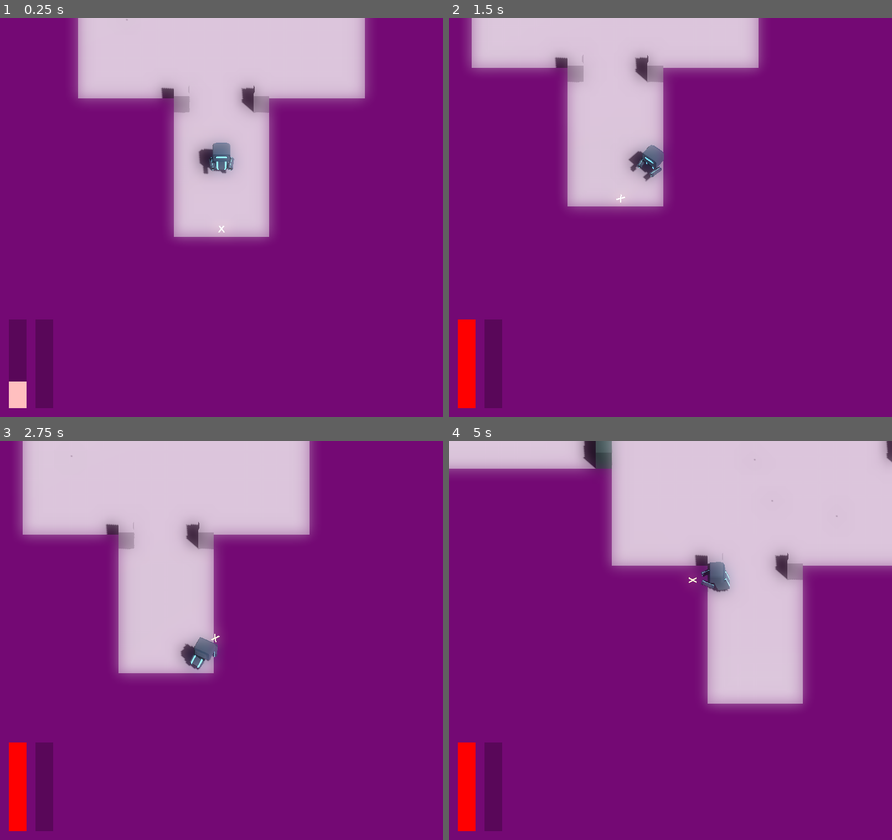
Above: before the commit, frames 1-4 (two rows, left to right).
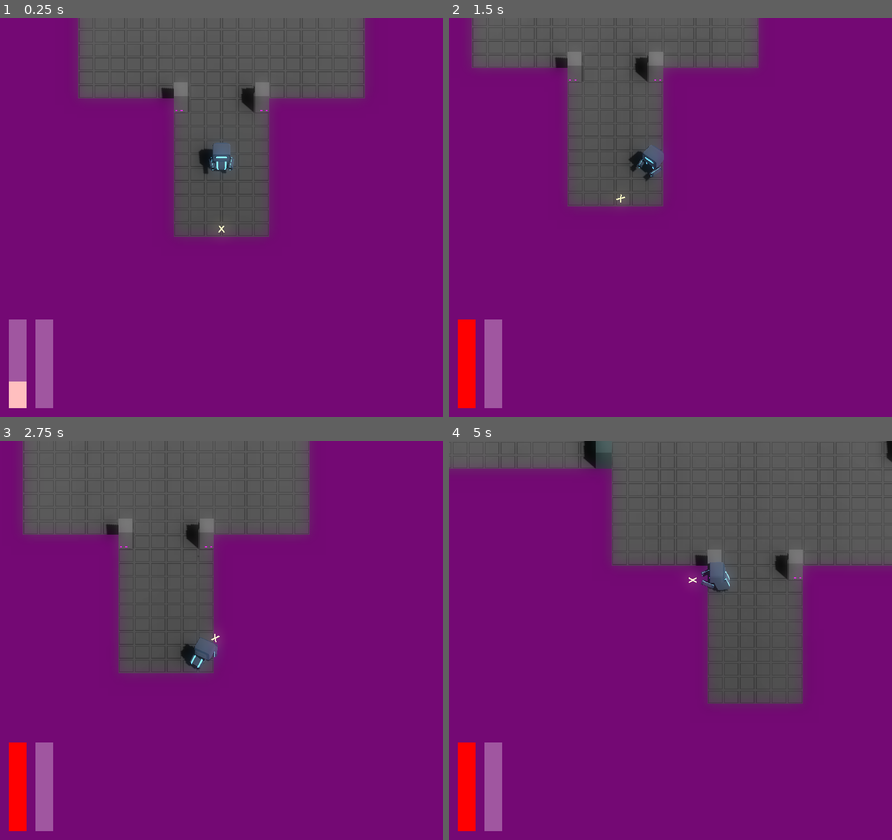
Above: after the commit, the same moments.

Repository: JackEvans24/bullet-absorb
Game: Godot game, scene res://scenes/main.tscn
Two runs of this game, one before a commit and one after it. Both use one fixed random seed, a clock stepped at 60 frames per second and the inputs below.
Inputs (mouse positions are in pixels of both pictures, inside the frame that each line leads up to):
- Up to frame 1 (0.25 s): no input
- Up to frame 2 (1.5 s): move the mouse to (767, 197) at 0.52 s; hold D (move_right) 0.53-1.28 s; hold Ctrl (absorb) 0.53-1.28 s; move the mouse to (581, 237) at 1.27 s; hold S (move_back) from 1.28 s (still down); tap Space (dash) at 1.35 s
- Up to frame 3 (2.75 s): move the mouse to (265, 552) at 2.02 s; release S (move_back) at 2.03 s; press the mouse at (265, 552) at 2.03 s; hold D (move_right) from 2.03 s (still down)
- Up to frame 4 (5 s): move the mouse to (648, 720) at 2.77 s; release D (move_right) at 2.78 s; release the mouse at (648, 720) at 2.78 s; hold W (move_forward) 2.78-3.53 s; tap Ctrl (absorb) at 2.85 s; move the mouse to (803, 700) at 3.52 s; hold A (move_left) from 3.53 s (still down); tap Space (dash) at 3.6 s; move the mouse to (537, 580) at 4.27 s; click (537, 580) at 4.35 s

The runs differ from the first frame. In frame 1, 23% of the frame differs, in the area x 2-83%, y 0-98%; in frame 2, 17%; in frame 3, 24%; in frame 4, 31%, in the area x 0-100%, y 0-98%.

Commit message:
chore: improve legibility of HUD bar background

Diff:
--- a/prefabs/ui/bar.tscn
+++ b/prefabs/ui/bar.tscn
@@ -22,7 +22,7 @@
 anchor_bottom = 1.0
 grow_horizontal = 2
 grow_vertical = 2
-color = Color(0, 0, 0, 0.235294)
+color = Color(1, 1, 1, 0.313726)
 
 [node name="Foreground" type="ColorRect" parent="."]
 layout_mode = 1
